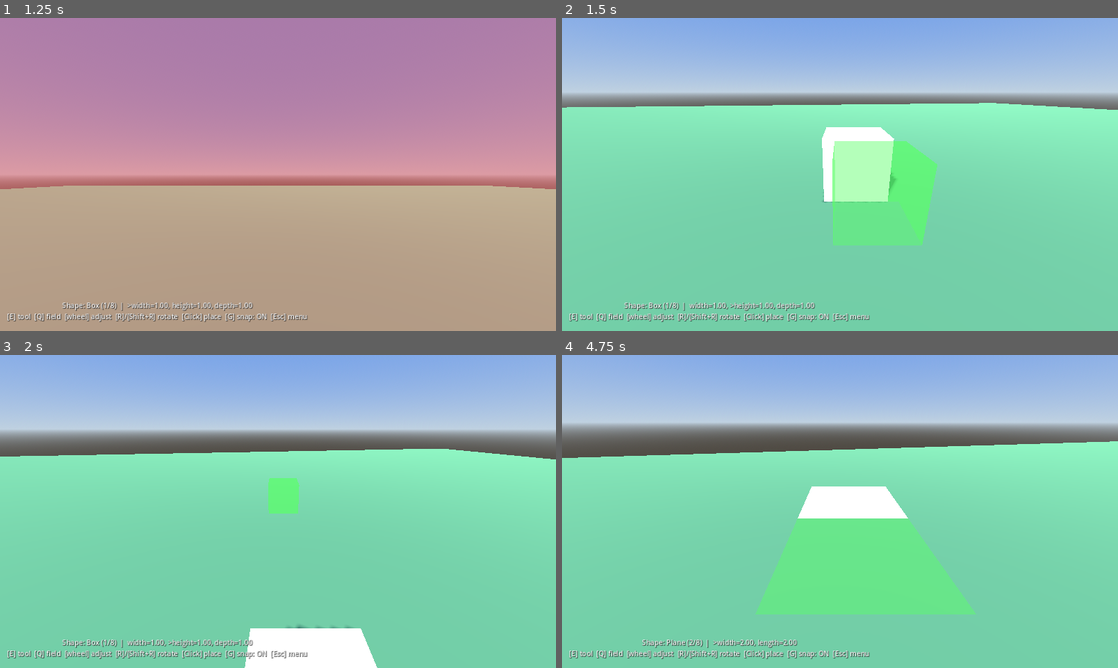
Above: before the commit, frames 1-4 (two rows, left to right).
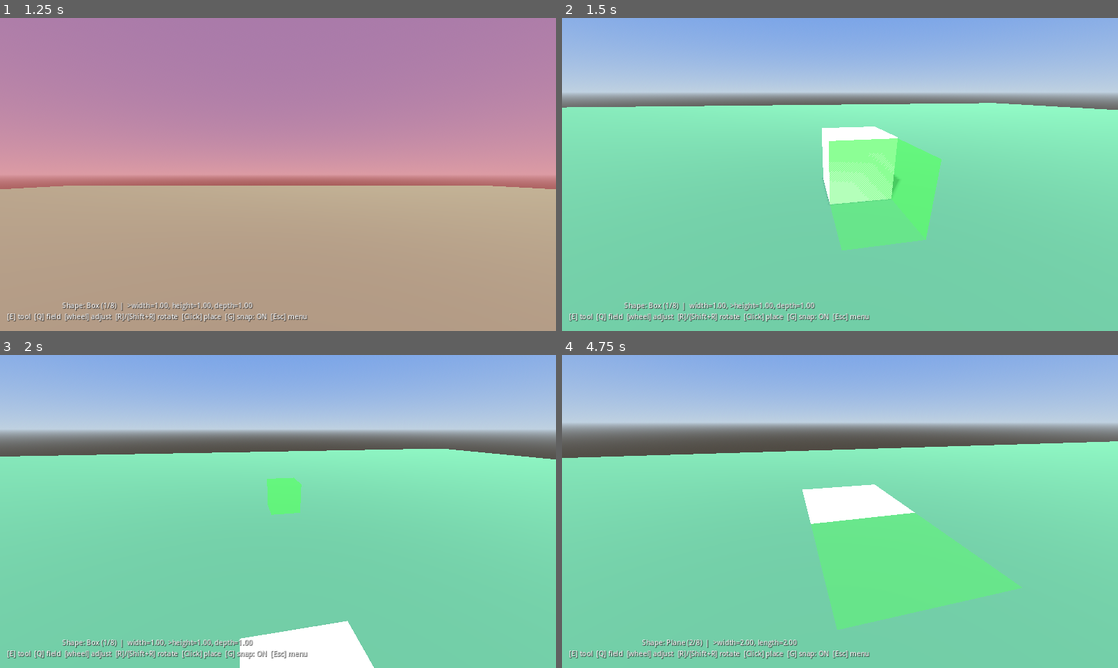
Above: after the commit, the same moments.

Repository: zenontherocks/worldmaker
Game: Godot game, scene res://scenes/Main.tscn
Same seed, same stepped clock (60 frames per second), same inputs: the game is played once before the commit and once after it.
Inputs (mouse positions are in pixels of both pictures, inside the frame that each line leads up to):
- Up to frame 1 (1.25 s): click "Resume" at 0.5 s
- Up to frame 2 (1.5 s): move the mouse to (867, 174) at 1.27 s; hold W (move_forward) from 1.28 s (still down); hold Q (build_cycle_dimension) from 1.28 s (still down); click (867, 174) at 1.42 s
- Up to frame 3 (2 s): keep holding W (move_forward); keep holding Q (build_cycle_dimension); tap Space (jump) at 1.52 s
- Up to frame 4 (4.75 s): keep holding W (move_forward); move the mouse to (812, 511) at 2.02 s; release Q (build_cycle_dimension) at 2.03 s; tap E (build_cycle_shape) at 2.1 s; tap Space (jump) at 2.27, 3.77, 4.52 s; move the mouse to (851, 505) at 2.77 s; hold Mouse wheel down (build_dimension_decrease) 2.78-3.53 s; move the mouse to (834, 517) at 3.52 s; tap Mouse wheel up (build_dimension_increase) at 3.6 s; click (834, 517) at 3.67 s; move the mouse to (878, 514) at 4.27 s; press the mouse at (878, 514) at 4.28 s

Frame 1 is identical in both runs. In frame 2, 2.1% of the frame differs, in the area x 46-69%, y 34-75%; in frame 3, 0.6%; in frame 4, 5.3%, in the area x 34-83%, y 41-88%.

Commit message:
Snap placement rotation to the grid too, not just position
_compute_default_placement() always set yaw from the player's raw,
continuous facing angle, so two grid-snapped boxes placed a moment
apart from slightly different stances ended up positioned flush but
facing different, non-cardinal directions -- grid-aligned position
without grid-aligned rotation. New rotation_snap_degrees (90 by
default) rounds the final yaw the same way grid_size already rounds
position, in both the plain default case and wall-mount (which is
only ever reached with snapping already on). Plane-edge-tiling needs
no change -- it already copies the target Plane's exact rotation,
which is itself already snapped if it was placed with snapping on.

Diff:
--- a/scripts/build/BuildModeController.gd
+++ b/scripts/build/BuildModeController.gd
@@ -41,6 +41,12 @@
 ## _process_place_target()) compute their own precise alignment instead.
 ## All three are gated together behind snap_enabled ([G] toggles it).
 @export var grid_size: float = 1.0
+## Placements also snap their yaw to the nearest multiple of this, so
+## grid-snapped shapes actually face a consistent direction instead of
+## whatever continuous angle the player happened to be looking from --
+## grid-aligned position without grid-aligned rotation still left objects
+## facing arbitrary, mismatched directions.
+@export var rotation_snap_degrees: float = 90.0
 
 ## [G]. Gates grid-snap, wall-mount auto-orientation, and Plane-edge
 ## tiling together as one assist -- the underlying flush surface_offset()
@@ -173,20 +179,23 @@
 func _compute_default_placement(point: Vector3, normal: Vector3) -> void:
 	var offset := ShapeFactory.surface_offset(current_shape_id, current_dimensions, normal)
 	_target_position = point + normal * offset
+	_target_yaw = _current_facing_y() + _rotation_offset
 	if snap_enabled:
 		_target_position.x = snappedf(_target_position.x, grid_size)
 		_target_position.z = snappedf(_target_position.z, grid_size)
-	_target_yaw = _current_facing_y() + _rotation_offset
+		_target_yaw = snappedf(_target_yaw, deg_to_rad(rotation_snap_degrees))
 	_target_tilt = _current_tilt()
 
 
 ## Auto-orients a pending Plane flush against a wall-like surface (hit
 ## normal more horizontal than vertical) instead of defaulting to lying
 ## flat -- R/Shift+R and T/Shift+T still nudge further on top of this.
+## Only ever reached when snap_enabled is already true, so the yaw is
+## always rounded here, same as the default case above.
 func _compute_wall_mount(point: Vector3, normal: Vector3) -> void:
 	var offset := ShapeFactory.surface_offset(current_shape_id, current_dimensions, normal)
 	_target_position = point + normal * offset
-	_target_yaw = atan2(normal.x, normal.z) + _rotation_offset
+	_target_yaw = snappedf(atan2(normal.x, normal.z) + _rotation_offset, deg_to_rad(rotation_snap_degrees))
 	_target_tilt = PI * 0.5 + _tilt_offset
 
 
Not shown, changed: README.md
